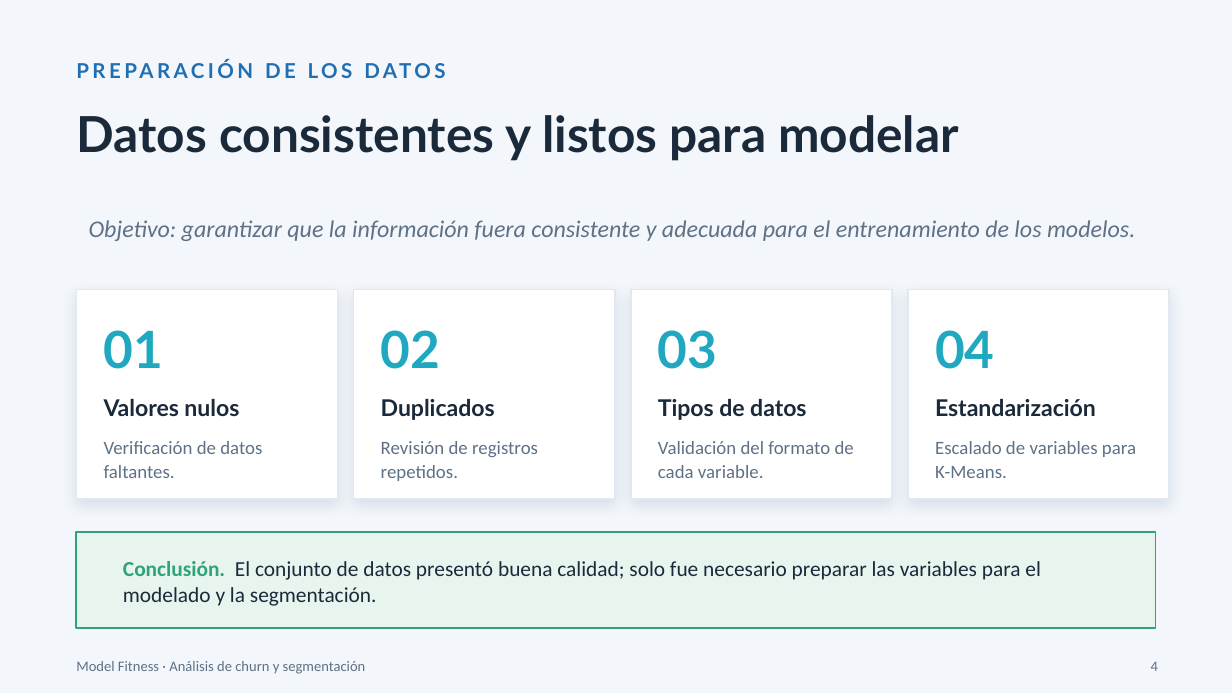
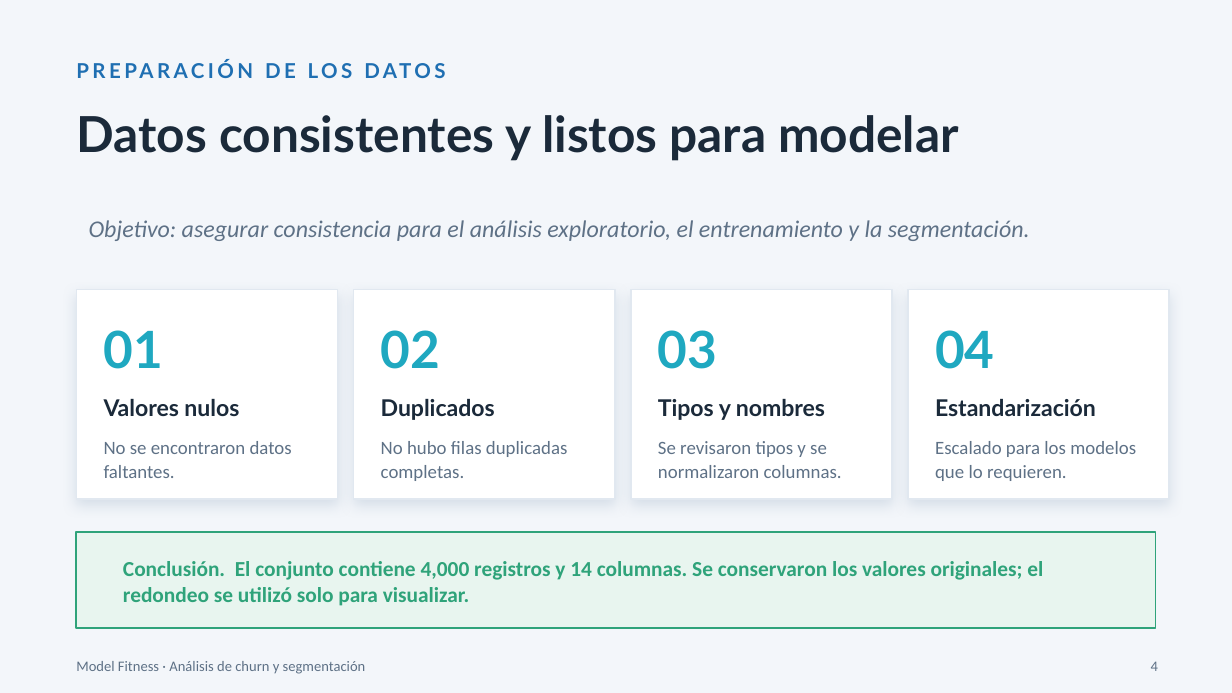
Before and after one commit to Fernando-a19/model_fitness_churn_analysis, a slide deck: slide 4 of docs/Analisís de cancelación.pptx. Drawn at 1232x693 pixels with LibreOffice and Linux fonts; fonts in the diff are those of the drawing. Boxes give left, top, right and bottom in pixels: in the first picture for what was removed or moved away, otherwise in the second. Text is boxed around its words. In the diff, an @@ line names an element or a change of style, - is before the commit and + after.

Commit message:
Update Model Fitness analysis and documentation

```diff
--- a/docs/Analisís de cancelación.pptx
+++ b/docs/Analisís de cancelación.pptx
@@ text at [89,220,1030,241]: text changed @@
-Objetivo: garantizar que la información fuera consistente y adecuada para el entrenamiento de los modelos.
+Objetivo: asegurar consistencia para el análisis exploratorio, el entrenamiento y la segmentación.
@@ text at [658,399,825,420]: text changed @@
-Tipos de datos
+Tipos y nombres
@@ text at [104,441,292,478]: text changed @@
-Verificación de datos faltantes.
+No se encontraron datos faltantes.
@@ text at [381,441,568,481]: text changed @@
-Revisión de registros repetidos.
+No hubo filas duplicadas completas.
@@ text at [658,441,842,478]: text changed @@
-Validación del formato de cada variable.
+Se revisaron tipos y se normalizaron columnas.
@@ text at [935,441,1136,481]: text changed @@
-Escalado de variables para K-Means.
+Escalado para los modelos que lo requieren.
@@ text at [123,561,1043,606]: text changed; text colour #1B2A3A to #2FA37A; bold on @@
-Conclusión. El conjunto de datos presentó buena calidad; solo fue necesario preparar las variables para el modelado y la segmentación.
+Conclusión. El conjunto contiene 4,000 registros y 14 columnas. Se conservaron los valores originales; el redondeo se utilizó solo para visualizar.
```
Also in this commit, not shown: 13 other slides changed, 3 other files.
